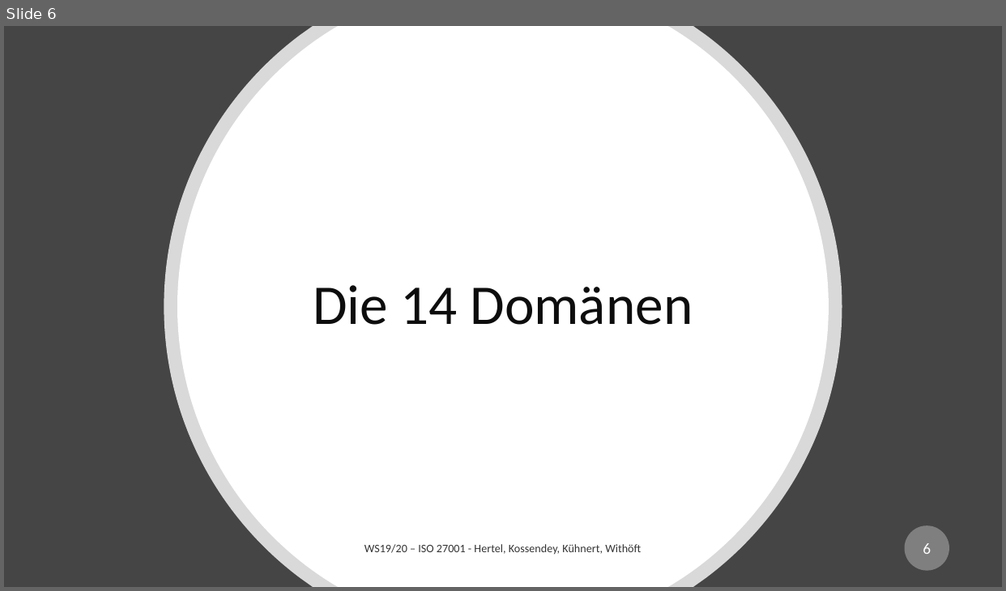
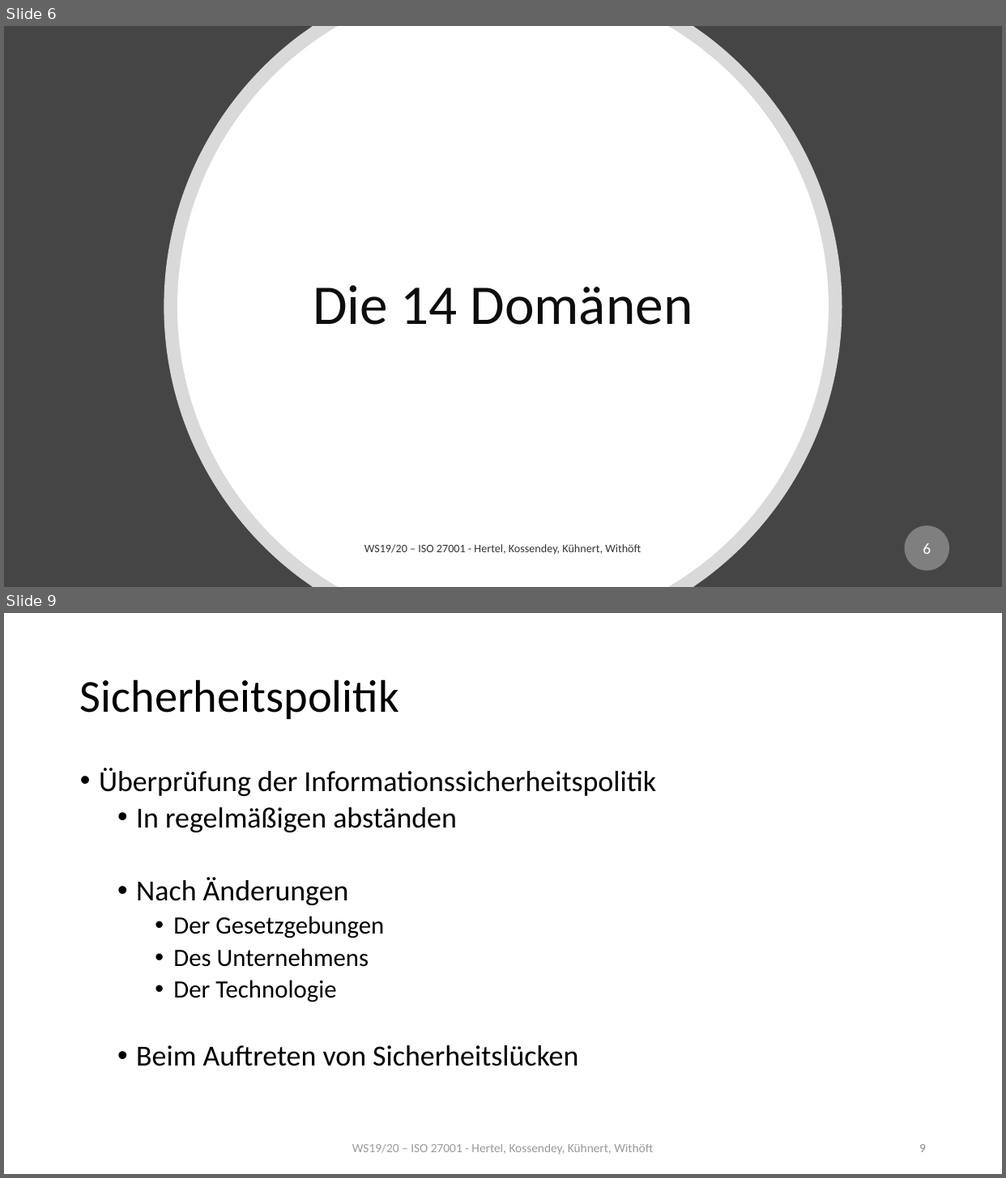
Before and after one commit to mwithoeft/SicherheitUndZuverlaessigkeit, a slide deck: Valentin/merged.pptx. Shown one above the other, each under a label of ours: slide 6 before the commit, slides 6 and 9 after it; the slides between them are not shown. The pictures are 1006x591 and 1006x1178 pixels, drawn with LibreOffice and Linux fonts; fonts in the diff are those of the drawing. Boxes give left, top, right and bottom in pixels: in the first picture for what was removed or moved away, otherwise in the second. Text is boxed around its words. In the diff, an @@ line names an element or a change of style, - is before the commit and + after.

```diff
--- a/Valentin/merged.pptx
+++ b/Valentin/merged.pptx
@@ slide 9 added at bbox=[4, 613, 1002, 1174], background #FFFFFF @@
@@ title added at bbox=[80, 679, 399, 719], 44 pt, text #000000 @@
+Sicherheitspolitik
@@ text added at bbox=[99, 768, 656, 1067], 28 pt, text #000000 @@
+• Überprüfung der Informationssicherheitspolitik
+  • In regelmäßigen abständen
+  • Nach Änderungen
+    • Der Gesetzgebungen
+    • Des Unternehmens
+    • Der Technologie
+  • Beim Auftreten von Sicherheitslücken
@@ text added at bbox=[352, 1144, 653, 1154], 12 pt, text #808080 at 80% opacity @@
+WS19/20 – ISO 27001 - Hertel, Kossendey, Kühnert, Withöft
@@ page number added at bbox=[919, 1144, 926, 1152], 12 pt, text #8C8C8C @@
+9
```
Also in this commit, not shown: 1 slide changed, 5 other slides added.
